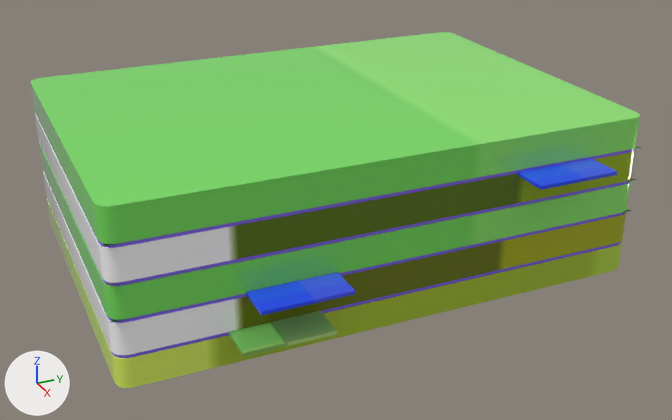
The FBX model Assets/Art/Model/Prop/Document_Dummy.fbx, before and after one commit.
Rendered twice from a 50 mm lens placed at (0.683, -0.291, 0.369), pointed at (0.018, 0.007, 0.037). Arrows for +X, +Y and +Z are at lower left; the lights stay in place. The picture after the commit comes second. Where no turn or scale is listed for an object, it has been applied to the vertices.

Objects in the first picture: 'Document_Dummy'.
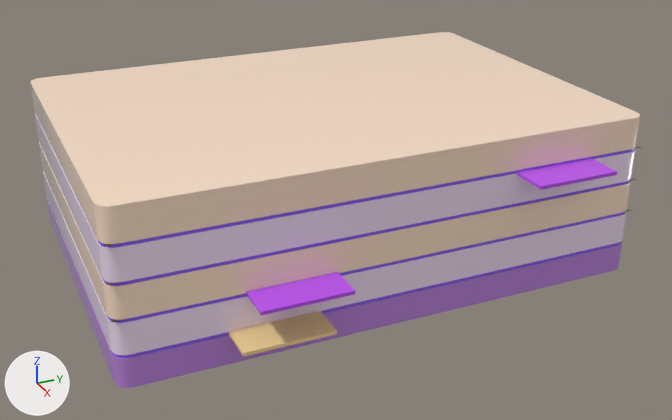
The newer file is also rescaled (x0.552), turned or shifted as a whole; pictures and numbers use the older file's frame.

Edits to the scene script, one JSON object a line:
```json
{"block": "me_mesh", "where": "# used by ob_document_dummy; location = (0.0, 0.0, 0.0)"}
{"op": "remove", "block": "me_mesh", "code": "me_mesh.from_pydata(...)  # 704 vertices, 1286 faces; spans x -0.181..0.181, y -0.212..0.212, z 0.0..0.134"}
{"op": "add", "block": "me_mesh", "code": "me_mesh.from_pydata(...)  # 704 vertices, 1260 faces; spans x -0.181..0.181, y -0.212..0.212, z 0.0..0.134"}
{"block": "me_mesh", "change": "me_mesh part 1: 1260 kept faces spanning x -0.181..0.181, y -0.212..0.212, z 0.0..0.134 get new texture (UV) coordinates"}
{"block": "me_mesh", "change": "edits to the shape of me_mesh do not show in these pictures"}
```

Where the change shows, as pixel boxes (x1, y1, x2, y2) in the pictures (672 x 420 px):
```json
{"part": 1, "of": "me_mesh", "change": "surface changed", "before": [30, 32, 640, 388], "after": [30, 32, 640, 388], "on screen": "green to beige"}
```
